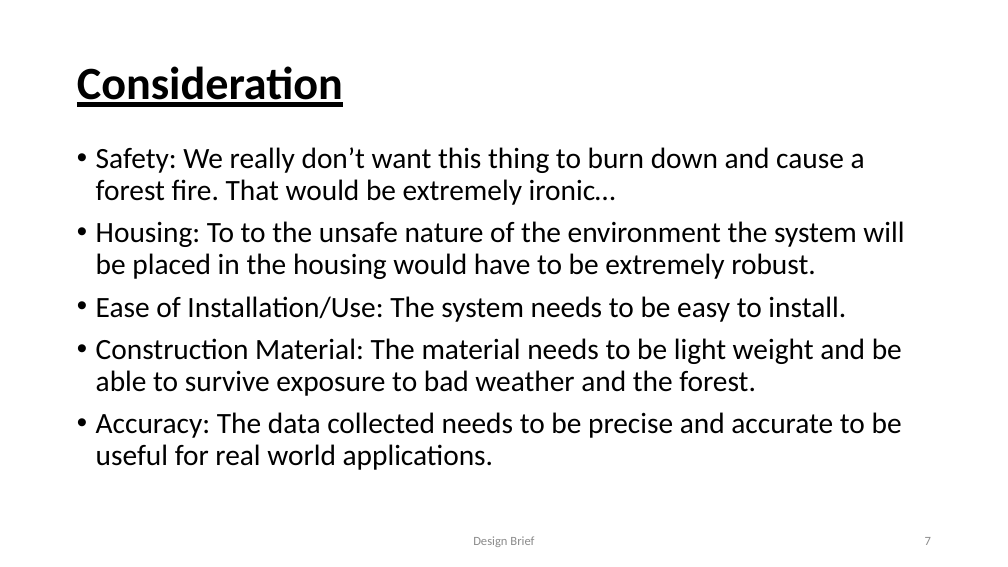
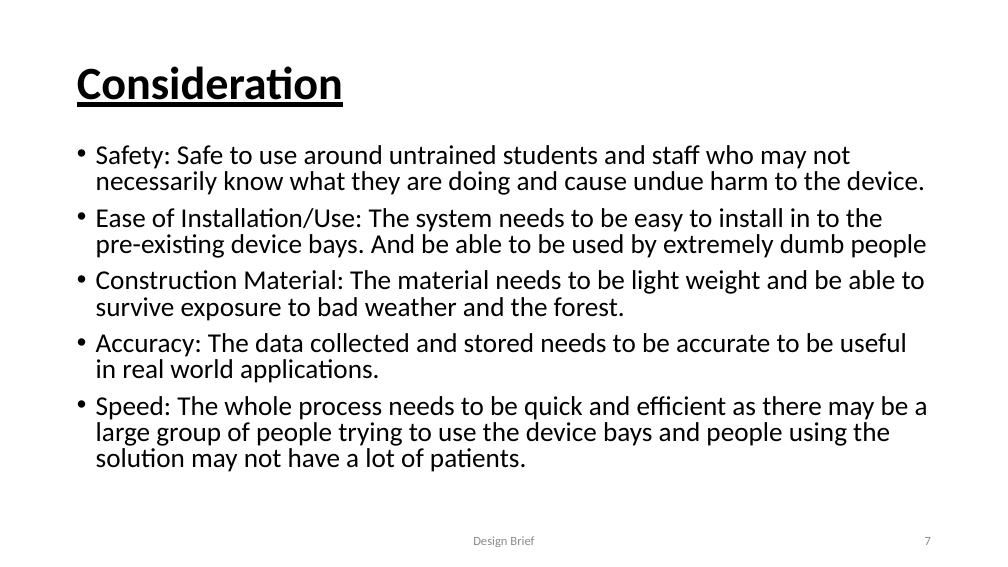
Before and after one commit to Karna-A/Sys-Engineering, a slide deck: slide 7 of Folio/Design Brief RFID FINAL.pptx. Drawn at 1008x567 pixels with LibreOffice and Linux fonts; fonts in the diff are those of the drawing. Boxes give left, top, right and bottom in pixels: in the first picture for what was removed or moved away, otherwise in the second. Text is boxed around its words. In the diff, an @@ line names an element or a change of style, - is before the commit and + after.

```diff
--- a/Folio/Design Brief RFID FINAL.pptx
+++ b/Folio/Design Brief RFID FINAL.pptx
@@ text at [96,145,927,258]: text changed; size 28 to 25.9 pt @@
-• Safety: We really don’t want this thing to burn down and cause a forest fire. That would be extremely ironic…
-• Housing: To to the unsafe nature of the environment the system will be placed in the housing would have to be extremely robust.
-• Ease of Installation/Use: The system needs to be easy to install.
+• Safety: Safe to use around untrained students and staff who may not necessarily know what they are doing and cause undue harm to the device.
+• Ease of Installation/Use: The system needs to be easy to install in to the pre-existing device bays. And be able to be used by extremely dumb people
@@ text at [96,270,925,321]: size 28 to 25.9 pt in "Construction Material: The material needs to be ..."; line spacing 0.9 to 0.8 @@
@@ text at [96,333,928,472]: text changed; size 28 to 25.9 pt @@
-• Accuracy: The data collected needs to be precise and accurate to be useful for real world applications.
+• Accuracy: The data collected and stored needs to be accurate to be useful in real world applications.
+• Speed: The whole process needs to be quick and efficient as there may be a large group of people trying to use the device bays and people using the solution may not have a lot of patients.
```
Also in this commit, not shown: 7 other slides changed, 1 other file.
